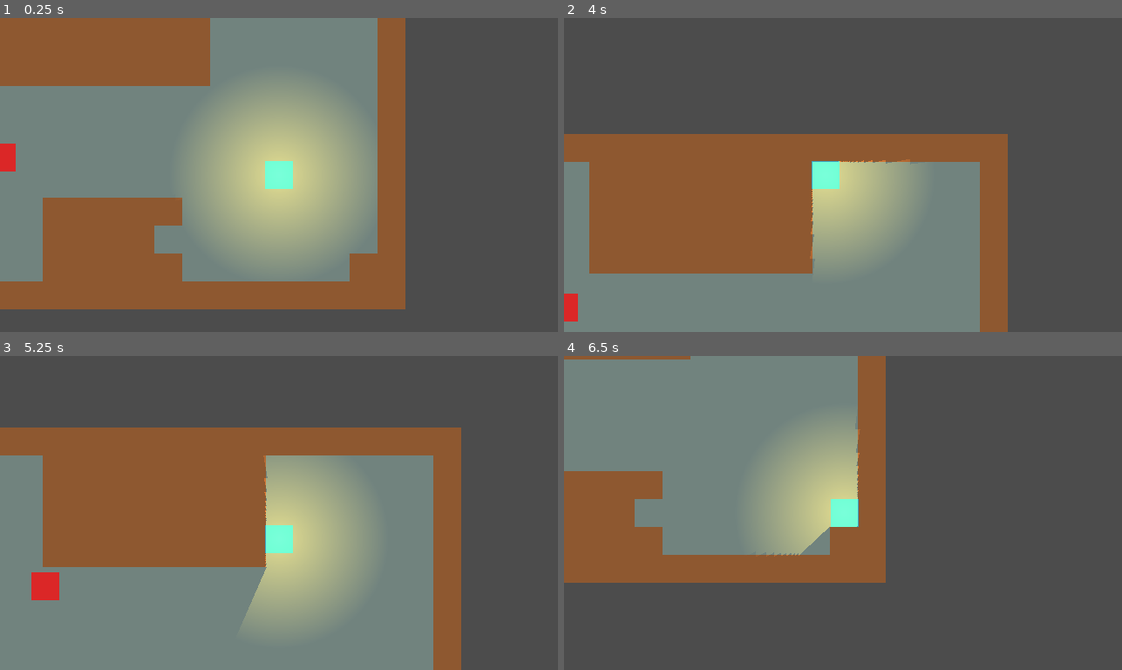
Above: before the commit, frames 1-4 (two rows, left to right).
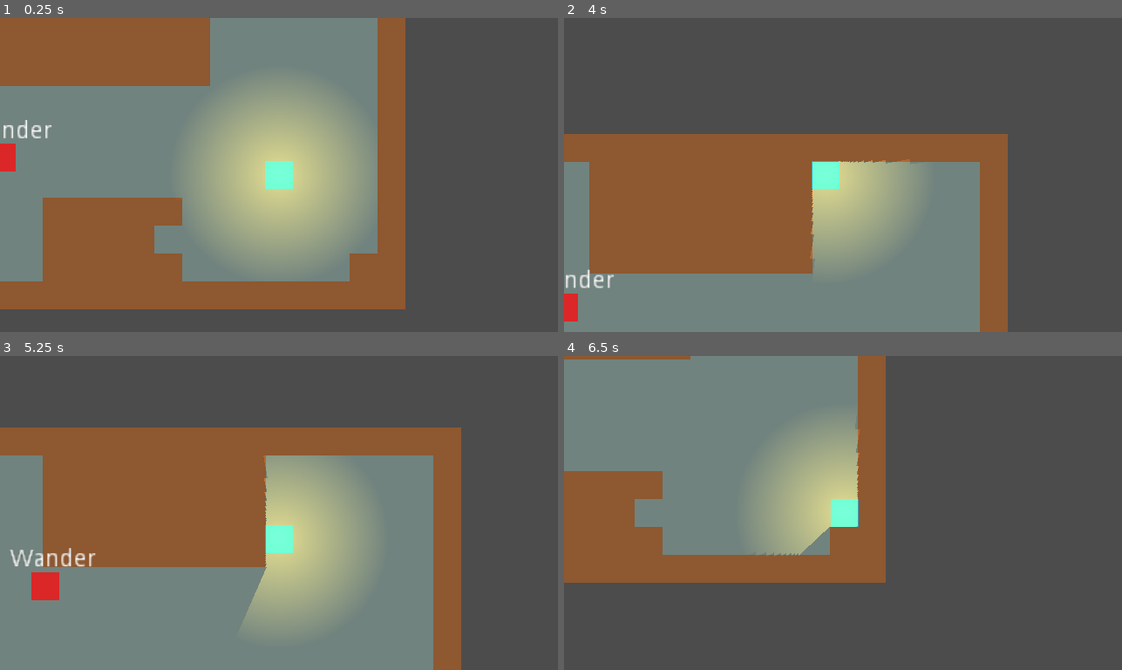
Above: after the commit, the same moments.

Repository: MrBSmith/Global2021
Game: Godot game, scene res://Scenes/Level/Level.tscn
The game is run twice, just before and just after one commit, with the same random seed, the same clock (stepped at 60 frames per second) and the same inputs.
Inputs (mouse positions are in pixels of both pictures, inside the frame that each line leads up to):
- Up to frame 1 (0.25 s): no input
- Up to frame 2 (4 s): tap Enter at 0.5 s; move the mouse to (965, 159) at 0.52 s; hold Right (ui_right) 0.53-1.28 s; click (965, 159) at 0.6 s; move the mouse to (731, 190) at 1.27 s; hold Down (ui_down) 1.28-2.03 s; click (731, 190) at 1.35 s; move the mouse to (898, 105) at 2.02 s; hold Right (ui_right) 2.03-2.78 s; click (898, 105) at 2.1 s; tap Space at 2.75 s; move the mouse to (815, 237) at 2.77 s; hold Up (ui_up) 2.78-3.53 s; click (815, 237) at 2.85 s; move the mouse to (1010, 222) at 3.52 s; hold Left (ui_left) from 3.53 s (still down); click (1010, 222) at 3.6 s
- Up to frame 3 (5.25 s): move the mouse to (111, 465) at 4.27 s; click (111, 465) at 4.35 s; tap Enter at 5 s; move the mouse to (306, 513) at 5.02 s; release Left (ui_left) at 5.03 s; hold Down (ui_down) from 5.03 s (still down); click (306, 513) at 5.1 s
- Up to frame 4 (6.5 s): move the mouse to (759, 434) at 5.77 s; release Down (ui_down) at 5.78 s; hold Right (ui_right) from 5.78 s (still down); click (759, 434) at 5.85 s

The runs differ from the first frame. In frame 1, 0.2% of the frame differs, in the area x 0-10%, y 32-39%; in frame 2, 0.2%; in frame 3, 0.4%, in the area x 1-18%, y 61-68%; in frame 4, nothing differs.

Commit message:
Add basic Enemy Seek state behaviour

Diff:
--- a/Scenes/Actors/Enemy/Chase.gd
+++ b/Scenes/Actors/Enemy/Chase.gd
@@ -49,7 +49,8 @@
 #### SIGNAL RESPONSES ####
 
 func _on_timer_timeout():
-	update_path()
+	if owner.get_state() == self:
+		update_path()
 
 
 func _on_path_received(who: Actor, received_path: PoolVector2Array):
--- a/Scenes/Actors/Enemy/Enemy.gd
+++ b/Scenes/Actors/Enemy/Enemy.gd
@@ -3,6 +3,11 @@
 
 onready var statemachine = $StatesMachine
 onready var chase_state = $StatesMachine/Chase
+onready var seek_state = $StatesMachine/Seek
+onready var detection_area = $DetectionArea
+
+export var debug : bool = false
+
 var move_path := PoolVector2Array()
 
 signal path_finished()
@@ -23,10 +28,14 @@
 
 func _ready() -> void:
 	var __ = Events.connect("send_path", $StatesMachine/Wander, "_on_path_received")
-	__ = Events.connect("send_path", $StatesMachine/Chase, "_on_path_received")
-	__ = $DetectionArea.connect("area_entered", self, "_on_area_entered_detection_area")
-	__ = $DetectionArea.connect("body_entered", self, "_on_body_entered_detection_area")
-	__ = $DetectionArea.connect("body_exited", self, "_on_body_exited_detection_area")
+	__ = Events.connect("send_path", chase_state, "_on_path_received")
+	__ = Events.connect("send_path", seek_state, "_on_path_received")
+	__ = detection_area.connect("area_entered", self, "_on_area_entered_detection_area")
+	__ = detection_area.connect("body_entered", self, "_on_body_entered_detection_area")
+	__ = detection_area.connect("body_exited", self, "_on_body_exited_detection_area")
+
+	if debug:
+		__ = statemachine.connect("state_changed", $StateLabel, "_on_state_changed")
 
 #### VIRTUALS ####
 
@@ -53,18 +62,17 @@
 			emit_signal("path_finished")
 
 
+func seek(light_source: LightBase):
+	seek_state.set_light_source(light_source)
+	set_state(seek_state)
+
+
 func chase(target: Actor):
 	chase_state.set_target(target)
 	set_state(chase_state)
 
 
 #### INPUTS ####
-
-#### MOVEMENT TEST ####
-#func _input(_event: InputEvent) -> void:
-#	if Input.is_action_just_pressed("click"):
-#		var mouse_pos = get_global_mouse_position()
-#		Events.emit_signal("query_path", self, position, mouse_pos)
 
 
 #### SIGNAL RESPONSES ####
@@ -82,6 +90,6 @@
 func _on_area_entered_detection_area(area: Area2D):
 	if !area is LightBase:
 		return
-#
-#	if get_state_name() == "Wander":
-#		chase(area.owner)
+
+	if get_state_name() == "Wander":
+		seek(area)
--- a/Scenes/Actors/Enemy/Enemy.tscn
+++ b/Scenes/Actors/Enemy/Enemy.tscn
@@ -7,6 +7,7 @@
 [ext_resource path="res://Scenes/Actors/Enemy/Wander.gd" type="Script" id=5]
 [ext_resource path="res://AbstractClasses/StateMachine.gd" type="Script" id=6]
 [ext_resource path="res://Scenes/Actors/Enemy/Chase.gd" type="Script" id=7]
+[ext_resource path="res://Scenes/Actors/Enemy/StateLabel.gd" type="Script" id=8]
 
 [sub_resource type="CircleShape2D" id=1]
 radius = 7.5
@@ -16,6 +17,7 @@
 
 [node name="Enemy" instance=ExtResource( 1 )]
 script = ExtResource( 3 )
+debug = true
 
 [node name="CollisionShape2D" parent="." index="0"]
 shape = SubResource( 1 )
@@ -43,3 +45,15 @@
 
 [node name="CollisionShape2D" type="CollisionShape2D" parent="DetectionArea" index="0"]
 shape = SubResource( 2 )
+
+[node name="StateLabel" type="Label" parent="." index="4"]
+margin_left = -20.0013
+margin_top = -21.7337
+margin_right = 19.9987
+margin_bottom = -7.73365
+align = 1
+valign = 1
+script = ExtResource( 8 )
+__meta__ = {
+"_edit_use_anchors_": false
+}
--- a/Scenes/Actors/Enemy/Seek.gd
+++ b/Scenes/Actors/Enemy/Seek.gd
@@ -1,10 +1,16 @@
 extends StateBase
 class_name SeekState
+
+var light_source : LightBase = null setget set_light_source, get_light_source
 
 #### ACCESSORS ####
 
 func is_class(value: String): return value == "SeekState" or .is_class(value)
 func get_class() -> String: return "SeekState"
+
+func set_light_source(value: LightBase): light_source = value
+func get_light_source() -> LightBase: return light_source
+
 
 
 #### BUILT-IN ####
@@ -13,6 +19,17 @@
 
 #### VIRTUALS ####
 
+func enter_state():
+	var light_source_pos = light_source.get_global_position()
+	Events.emit_signal("query_path", owner, owner.get_position(), light_source_pos)
+
+
+func exit_state():
+	set_light_source(null)
+
+func update(delta: float):
+	if !owner.get_move_path().empty():
+		owner.move(delta)
 
 
 #### LOGIC ####
@@ -24,3 +41,7 @@
 
 
 #### SIGNAL RESPONSES ####
+
+func _on_path_received(who: Actor, received_path: PoolVector2Array):
+	if who == owner && owner.get_state() == self:
+		owner.set_move_path(received_path)
--- /dev/null
+++ b/Scenes/Actors/Enemy/StateLabel.gd
@@ -0,0 +1,28 @@
+extends Label
+
+#### ACCESSORS ####
+
+func is_class(value: String): return value == "" or .is_class(value)
+func get_class() -> String: return ""
+
+
+#### BUILT-IN ####
+
+
+
+#### VIRTUALS ####
+
+
+
+#### LOGIC ####
+
+
+
+#### INPUTS ####
+
+
+
+#### SIGNAL RESPONSES ####
+
+func _on_state_changed(state_name: String):
+	set_text(state_name)
--- a/Scenes/Actors/Enemy/Wander.gd
+++ b/Scenes/Actors/Enemy/Wander.gd
@@ -25,6 +25,8 @@
 func enter_state():
 	trigger_wait_time()
 
+func exit_state():
+	timer_node.stop()
 
 func update(delta: float):
 	if !owner.get_move_path().empty():
@@ -60,11 +62,13 @@
 #### SIGNAL RESPONSES ####
 
 func _on_timer_timeout():
-	find_wander_path()
+	if owner.get_state() == self:
+		find_wander_path()
 
 
 func _on_path_finished():
-	trigger_wait_time()
+	if owner.get_state() == self:
+		trigger_wait_time()
 
 
 func _on_path_received(who: Actor, received_path: PoolVector2Array):
Not shown: 1 places in Scenes/Actors/Enemy/Enemy.tscn that only renumber resources
